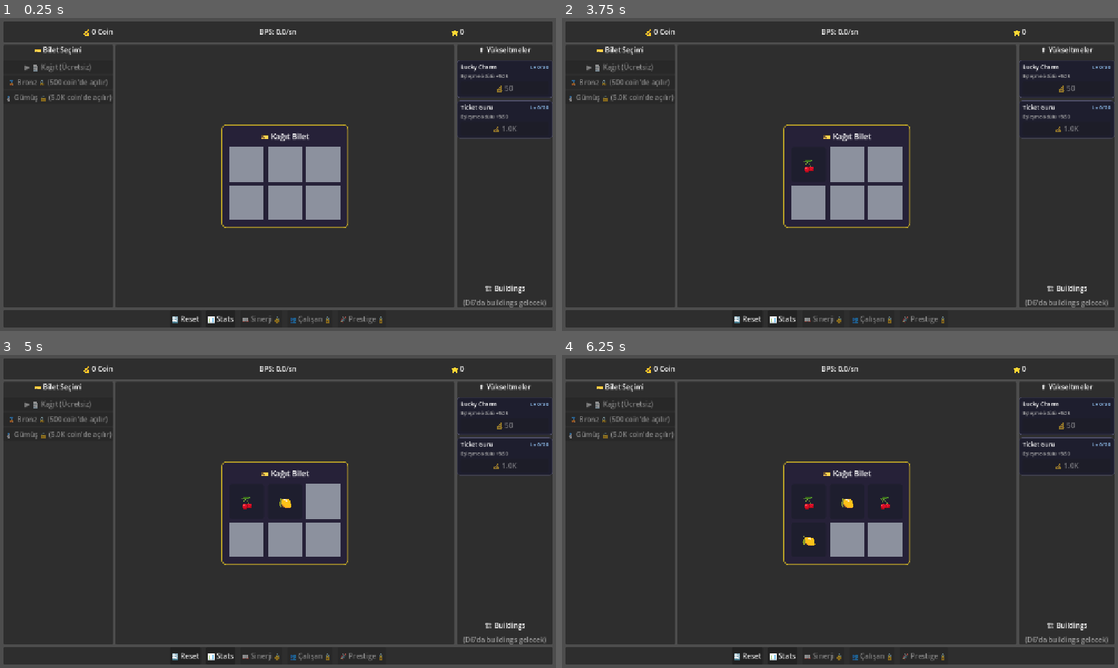
Above: before the commit, frames 1-4 (two rows, left to right).
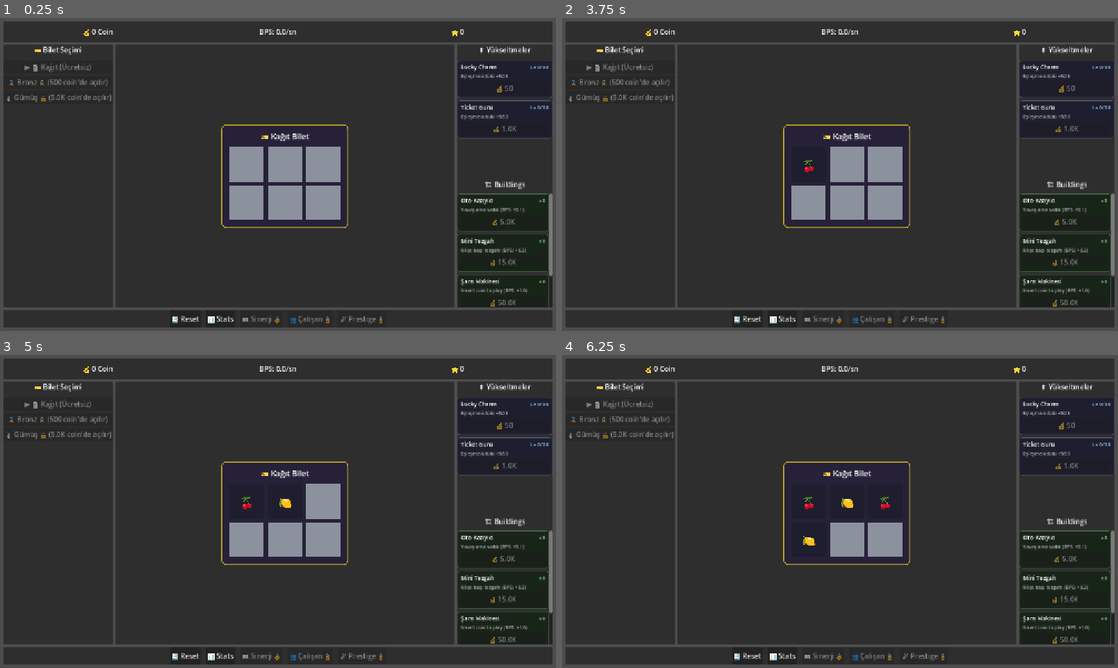
Above: after the commit, the same moments.

Repository: BYGGOLDENSTONE/scratch-and-rise
Game: Godot game, scene res://scenes/main/Main.tscn
Same seed, same stepped clock (60 frames per second), same inputs: the game is played once before the commit and once after it.
Inputs (mouse positions are in pixels of both pictures, inside the frame that each line leads up to):
- Up to frame 1 (0.25 s): no input
- Up to frame 2 (3.75 s): click "🔄 Reset" at 0.5 s; click "📊 Stats" at 1.25 s; click "📊 Stats" at 2 s; click "📊 Stats" at 2.75 s; tap Enter at 3.5 s; drag from (806, 165) to (895, 105) at 3.52 s
- Up to frame 3 (5 s): tap Space at 4.25 s; drag from (283, 502) to (250, 574) at 4.27 s
- Up to frame 4 (6.25 s): tap Enter at 5 s; move the mouse to (884, 502) at 5.02 s; click (884, 502) at 5.17 s; tap Space at 5.75 s; drag from (806, 539) to (673, 464) at 5.77 s

The runs differ from the first frame. In frame 1, 1.2% of the frame differs, in the area x 82-100%, y 52-93%; in frame 2, 1.2%; in frame 3, 1.2%; in frame 4, 1.2%.

Commit message:
[D6] Buildings: pasif gelir sistemi, 4 building, BPS otomatik coin
Co-Authored-By: Claude Opus 4.6 <noreply@anthropic.com>

Diff:
--- a/scenes/main/Main.tscn
+++ b/scenes/main/Main.tscn
@@ -152,11 +152,16 @@
 text = "🏗 Buildings"
 horizontal_alignment = 1
 
-[node name="BuildingPlaceholder" type="Label" parent="UILayer/UIRoot/VBox/ContentArea/RightPanel/VBox"]
+[node name="BuildingScroll" type="ScrollContainer" parent="UILayer/UIRoot/VBox/ContentArea/RightPanel/VBox"]
+unique_name_in_owner = true
 layout_mode = 2
-text = "(D6'da buildings gelecek)"
-horizontal_alignment = 1
-modulate = Color(1, 1, 1, 0.5)
+size_flags_vertical = 3
+
+[node name="BuildingList" type="VBoxContainer" parent="UILayer/UIRoot/VBox/ContentArea/RightPanel/VBox/BuildingScroll"]
+unique_name_in_owner = true
+layout_mode = 2
+size_flags_horizontal = 3
+theme_override_constants/separation = 6
 
 [node name="BottomBar" type="PanelContainer" parent="UILayer/UIRoot/VBox"]
 layout_mode = 2
--- /dev/null
+++ b/scenes/ui/BuildingButton.tscn
@@ -0,0 +1,52 @@
+[gd_scene load_steps=3 format=3]
+
+[ext_resource type="Script" path="res://scripts/ui/building_button.gd" id="1"]
+
+[sub_resource type="StyleBoxFlat" id="building_bg"]
+bg_color = Color(0.1, 0.14, 0.1, 1)
+border_width_left = 1
+border_width_top = 1
+border_width_right = 1
+border_width_bottom = 1
+border_color = Color(0.25, 0.4, 0.25, 1)
+corner_radius_top_left = 6
+corner_radius_top_right = 6
+corner_radius_bottom_right = 6
+corner_radius_bottom_left = 6
+
+[node name="BuildingButton" type="PanelContainer"]
+script = ExtResource("1")
+theme_override_styles/panel = SubResource("building_bg")
+
+[node name="Margin" type="MarginContainer" parent="."]
+layout_mode = 2
+theme_override_constants/margin_left = 8
+theme_override_constants/margin_top = 6
+theme_override_constants/margin_right = 8
+theme_override_constants/margin_bottom = 6
+
+[node name="VBox" type="VBoxContainer" parent="Margin"]
+layout_mode = 2
+theme_override_constants/separation = 4
+
+[node name="Header" type="HBoxContainer" parent="Margin/VBox"]
+layout_mode = 2
+
+[node name="NameLabel" type="Label" parent="Margin/VBox/Header"]
+layout_mode = 2
+size_flags_horizontal = 3
+theme_override_font_sizes/font_size = 13
+
+[node name="CountLabel" type="Label" parent="Margin/VBox/Header"]
+layout_mode = 2
+theme_override_font_sizes/font_size = 12
+theme_override_colors/font_color = Color(0.5, 0.9, 0.5, 1)
+
+[node name="DescLabel" type="Label" parent="Margin/VBox"]
+layout_mode = 2
+theme_override_font_sizes/font_size = 11
+theme_override_colors/font_color = Color(0.7, 0.7, 0.7, 1)
+
+[node name="BuyBtn" type="Button" parent="Margin/VBox"]
+layout_mode = 2
+custom_minimum_size = Vector2(0, 28)
--- a/scripts/autoload/game_state.gd
+++ b/scripts/autoload/game_state.gd
@@ -2,6 +2,9 @@
 
 ## Oyun durumunu tutan global autoload.
 ## Tüm sistemler buradan okur/yazar.
+
+const TD = preload("res://scripts/systems/ticket_data.gd")
+const BD = preload("res://scripts/systems/building_data.gd")
 
 # --- Sinyaller ---
 signal coins_changed(new_amount: int)
@@ -44,9 +47,23 @@
 var total_tickets_scratched: int = 0
 var total_matches: int = 0
 
+# --- Pasif Gelir ---
+var _coin_accumulator: float = 0.0
+
 
 func _ready() -> void:
 	print("[GameState] Initialized")
+
+
+func _process(delta: float) -> void:
+	if bps <= 0.0:
+		return
+	var base_reward: int = TD.get_ticket(current_ticket_type)["base_reward"]
+	_coin_accumulator += bps * float(base_reward) * delta
+	if _coin_accumulator >= 1.0:
+		var whole := int(_coin_accumulator)
+		_coin_accumulator -= whole
+		add_coins(whole)
 
 
 func add_coins(amount: int) -> void:
@@ -91,6 +108,18 @@
 				match_bonus_pct += data["effect_per_level"] * level
 
 
+## Building BPS'i yeniden hesapla. Her building alımı sonrası çağrılır.
+func recalculate_buildings() -> void:
+	var total_bps: float = 0.0
+	for building_id in buildings:
+		var data: Dictionary = BD.BUILDINGS.get(building_id, {})
+		if data.is_empty():
+			continue
+		var count: int = buildings[building_id]
+		total_bps += count * float(data["bps"])
+	bps = total_bps
+
+
 ## Büyük sayıları okunabilir formata çevir
 func format_number(n: int) -> String:
 	if n < 1_000:
--- a/scripts/main.gd
+++ b/scripts/main.gd
@@ -6,9 +6,12 @@
 const UD = preload("res://scripts/systems/upgrade_data.gd")
 const TD = preload("res://scripts/systems/ticket_data.gd")
 
+const BD = preload("res://scripts/systems/building_data.gd")
+
 var _ticket_scene := preload("res://scenes/ticket/Ticket.tscn")
 var _result_scene := preload("res://scenes/ui/MatchResult.tscn")
 var _upgrade_btn_scene := preload("res://scenes/ui/UpgradeButton.tscn")
+var _building_btn_scene := preload("res://scenes/ui/BuildingButton.tscn")
 var _current_ticket: PanelContainer
 var _current_result: PanelContainer
 
@@ -21,6 +24,7 @@
 @onready var bronze_btn: Button = %BronzeBtn
 @onready var silver_btn: Button = %SilverBtn
 @onready var reset_btn: Button = %ResetBtn
+@onready var building_list: VBoxContainer = %BuildingList
 
 ## Buton → bilet türü eşlemesi
 var _ticket_buttons: Dictionary = {}
@@ -44,6 +48,7 @@
 	SaveManager.load_game()
 	_update_all_ui()
 	_build_upgrade_panel()
+	_build_building_panel()
 	_spawn_new_ticket()
 	print("[Main] Ready")
 
@@ -170,6 +175,13 @@
 		btn.setup(upgrade_id)
 
 
+func _build_building_panel() -> void:
+	for building_id in BD.BUILDING_ORDER:
+		var btn := _building_btn_scene.instantiate()
+		building_list.add_child(btn)
+		btn.setup(building_id)
+
+
 # --- UI ---
 
 func _update_all_ui() -> void:
@@ -202,10 +214,13 @@
 	GameState.total_tickets_scratched = 0
 	GameState.total_matches = 0
 	SaveManager.save_game()
-	# Yükseltme panelini yeniden oluştur
+	# Panelleri yeniden oluştur
 	for child in upgrade_list.get_children():
 		child.queue_free()
+	for child in building_list.get_children():
+		child.queue_free()
 	_build_upgrade_panel()
+	_build_building_panel()
 	_update_all_ui()
 	_spawn_new_ticket()
 	print("[Main] Game reset!")
--- /dev/null
+++ b/scripts/systems/building_data.gd
@@ -0,0 +1,38 @@
+class_name BuildingData
+
+## Building tanımları ve sıralaması.
+## Statik erişim: BuildingData.BUILDINGS, BuildingData.BUILDING_ORDER
+
+const BUILDINGS := {
+	"auto_scratcher": {
+		"name": "Oto-Kazıyıcı",
+		"description": "Yavaş ama sadık",
+		"base_cost": 5000,
+		"bps": 0.1,
+	},
+	"mini_stand": {
+		"name": "Mini Tezgah",
+		"description": "Köşe başı tezgahı",
+		"base_cost": 15000,
+		"bps": 0.3,
+	},
+	"luck_machine": {
+		"name": "Şans Makinesi",
+		"description": "Insert coin to play",
+		"base_cost": 50000,
+		"bps": 1.0,
+	},
+	"scratch_workshop": {
+		"name": "Kazıma Atölyesi",
+		"description": "Zanaatkâr kalitesi",
+		"base_cost": 150000,
+		"bps": 3.0,
+	},
+}
+
+const BUILDING_ORDER: Array[String] = [
+	"auto_scratcher",
+	"mini_stand",
+	"luck_machine",
+	"scratch_workshop",
+]
--- /dev/null
+++ b/scripts/ui/building_button.gd
@@ -0,0 +1,46 @@
+extends PanelContainer
+
+## Tek bir building kartı. Satın alma, adet gösterimi, BPS katkısı.
+
+const BD = preload("res://scripts/systems/building_data.gd")
+
+var _building_id: String
+var _data: Dictionary
+
+@onready var _name_label: Label = $Margin/VBox/Header/NameLabel
+@onready var _count_label: Label = $Margin/VBox/Header/CountLabel
+@onready var _desc_label: Label = $Margin/VBox/DescLabel
+@onready var _buy_btn: Button = $Margin/VBox/BuyBtn
+
+
+func setup(building_id: String) -> void:
+	_building_id = building_id
+	_data = BD.BUILDINGS[building_id]
+	_name_label.text = _data["name"]
+	_desc_label.text = "%s (BPS: +%.1f)" % [_data["description"], _data["bps"]]
+	_buy_btn.pressed.connect(_on_buy)
+	GameState.coins_changed.connect(_refresh)
+	_refresh(GameState.coins)
+
+
+func _refresh(_coins: int = 0) -> void:
+	var count := GameState.get_building_count(_building_id)
+	var total_bps: float = count * _data["bps"]
+	if count > 0:
+		_count_label.text = "x%d (%.1f BPS)" % [count, total_bps]
+	else:
+		_count_label.text = "x0"
+
+	var cost := GameState.calc_cost(int(_data["base_cost"]), count)
+	_buy_btn.text = "💰 %s" % GameState.format_number(cost)
+	_buy_btn.disabled = GameState.coins < cost
+
+
+func _on_buy() -> void:
+	var count := GameState.get_building_count(_building_id)
+	var cost := GameState.calc_cost(int(_data["base_cost"]), count)
+	if GameState.spend_coins(cost):
+		GameState.buildings[_building_id] = count + 1
+		GameState.recalculate_buildings()
+		_refresh()
+		print("[Building] %s → x%d" % [_data["name"], count + 1])
